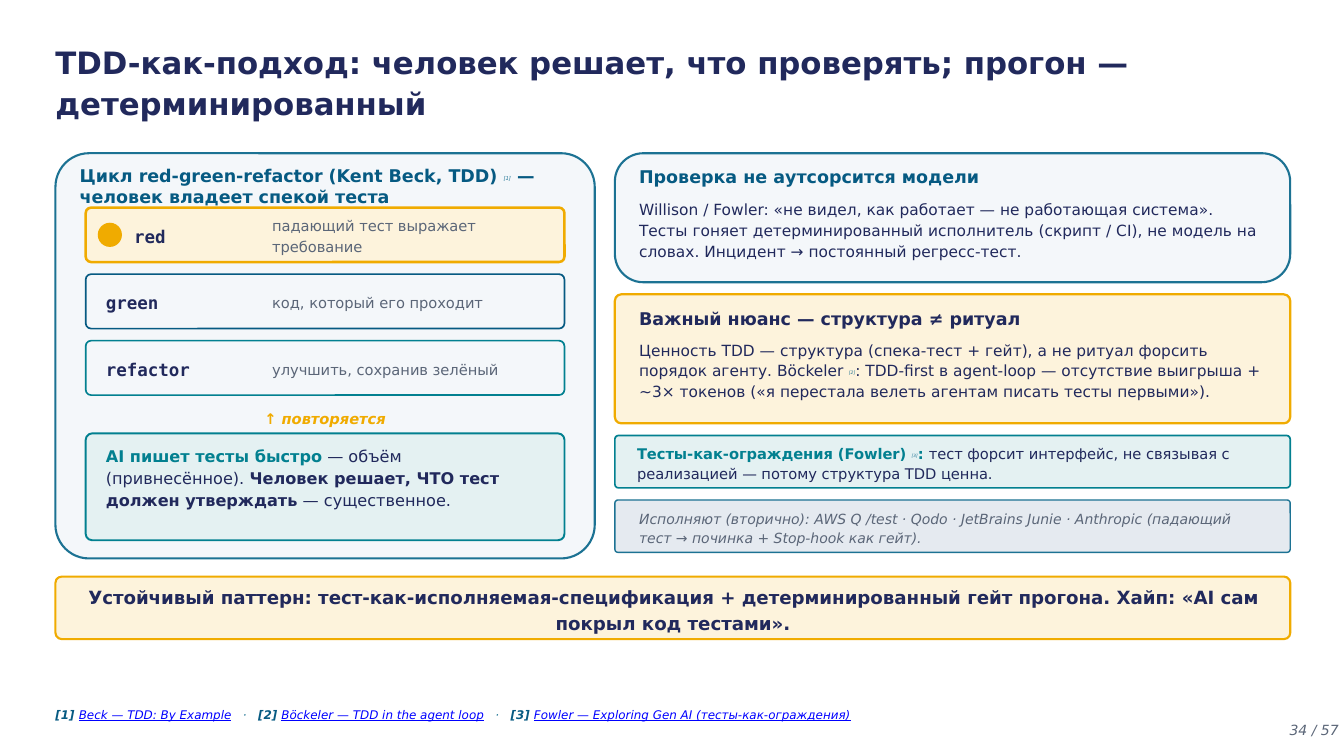
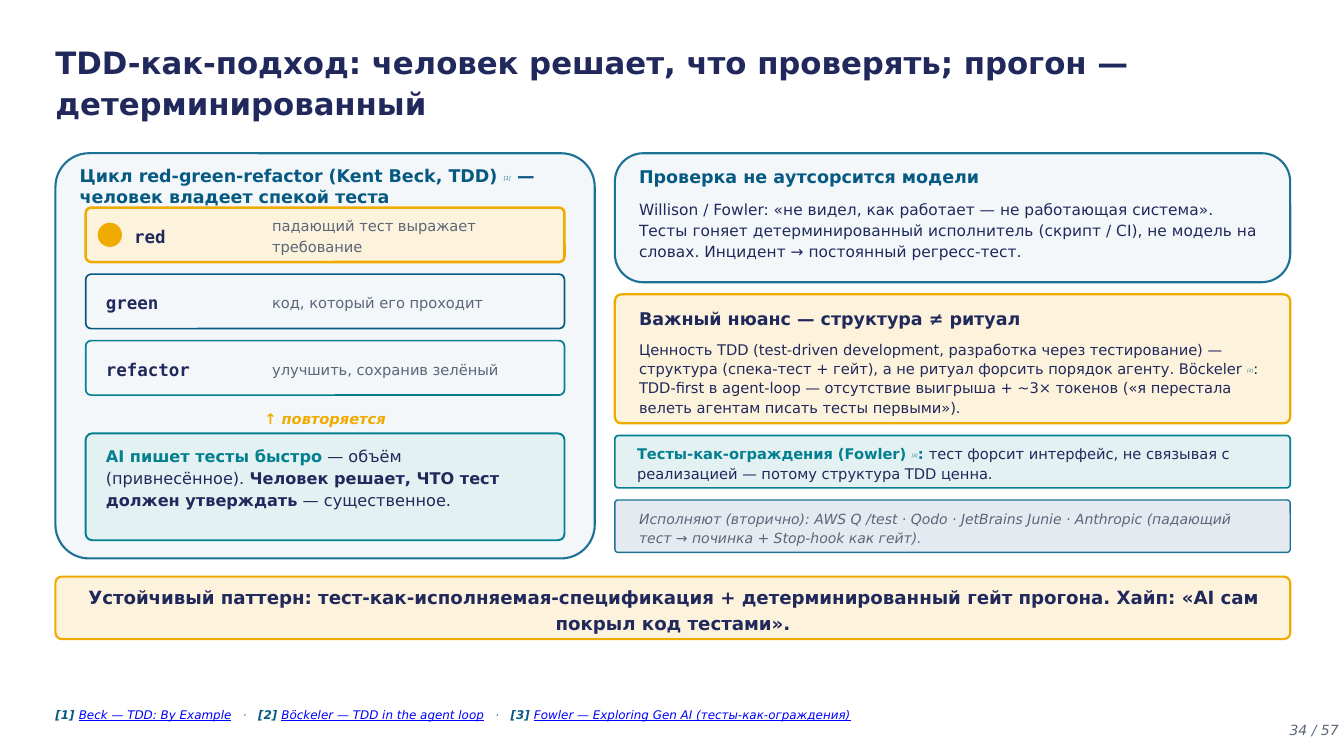
Before and after one commit to tellina-study/AI-usage-lessons, a slide deck: slide 34 of library/lectures/lec-04/rendered/lec-04.pptx. Drawn at 1344x756 pixels with LibreOffice and Linux fonts; fonts in the diff are those of the drawing. Boxes give left, top, right and bottom in pixels: in the first picture for what was removed or moved away, otherwise in the second. Text is boxed around its words. In the diff, an @@ line names an element or a change of style, - is before the commit and + after.

```diff
--- a/library/lectures/lec-04/rendered/lec-04.pptx
+++ b/library/lectures/lec-04/rendered/lec-04.pptx
@@ text at box(639, 343, 1242, 416): text changed; size 11 to 10.5 pt @@
-Ценность TDD — структура (спека-тест + гейт), а не ритуал форсить порядок агенту. Böckeler [2]: TDD-first в agent-loop — отсутствие выигрыша + ~3× токенов («я перестала велеть агентам писать тесты первыми»).
+Ценность TDD (test-driven development, разработка через тестирование) — структура (спека-тест + гейт), а не ритуал форсить порядок агенту. Böckeler [2]: TDD-first в agent-loop — отсутствие выигрыша + ~3× токенов («я перестала велеть агентам писать тесты первыми»).
```
Also in this commit, not shown: 15 other slides changed, 59 other files.
